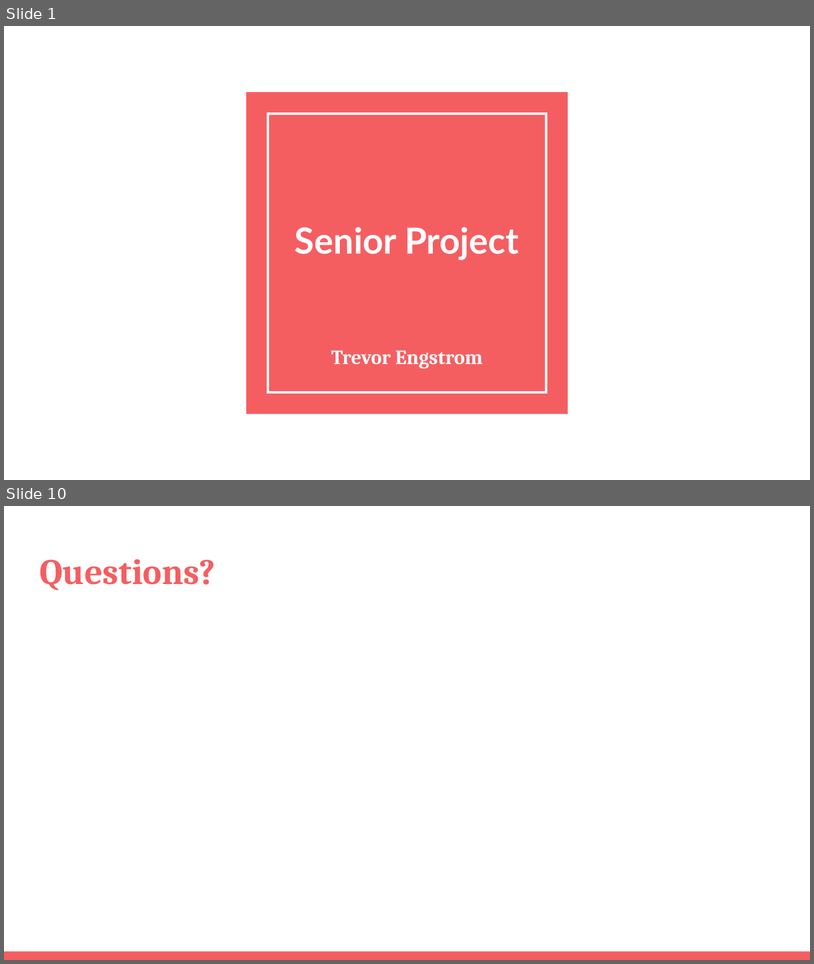
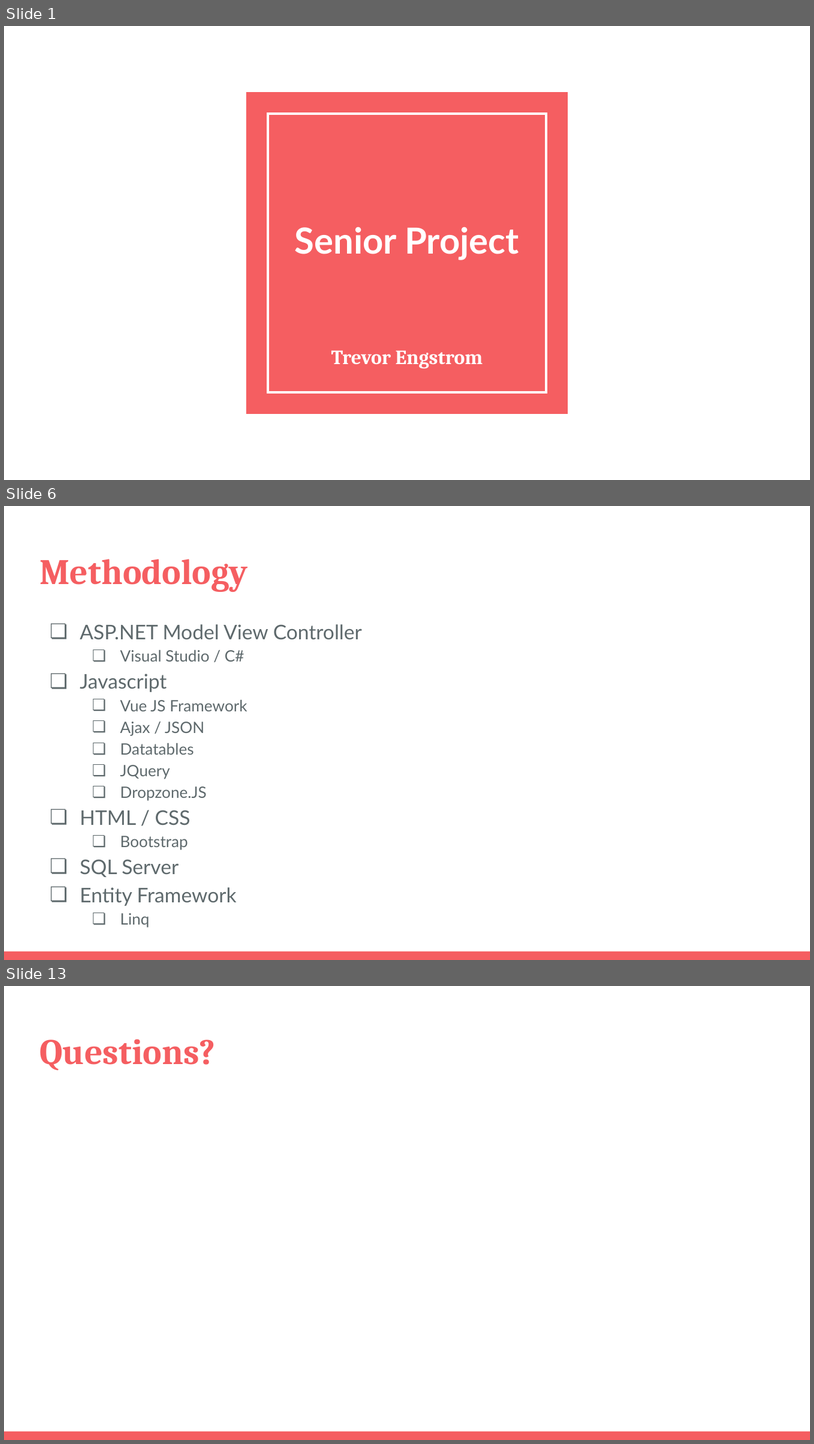
Before and after one commit to trevorengstrom/SeniorProject, a slide deck: Senior Project.pptx. Shown one above the other, each under a label of ours: slides 1 and 10 before the commit, slides 1, 6 and 13 after it; the slides between them are not shown. The pictures are 814x964 and 814x1444 pixels, drawn with LibreOffice and Linux fonts; fonts in the diff are those of the drawing. Boxes give left, top, right and bottom in pixels: in the first picture for what was removed or moved away, otherwise in the second. Text is boxed around its words. In the diff, an @@ line names an element or a change of style, - is before the commit and + after.

```diff
--- a/Senior Project.pptx
+++ b/Senior Project.pptx
@@ slide 6 added at bbox=[4, 506, 810, 960], background #FFFFFF; not listed: 1 template element that a slide beside it also shows @@
@@ title added at bbox=[39, 559, 248, 592], 32 pt, text #F55E61, bold @@
+Methodology
@@ text added at bbox=[80, 624, 362, 906], 14 pt, text #5E696C @@
+❏ ASP.NET Model View Controller
+  ❏ Visual Studio / C#
+❏ Javascript
+  ❏ Vue JS Framework
+  ❏ Ajax / JSON
+  ❏ Datatables
+  ❏ JQuery
+  ❏ Dropzone.JS
+❏ HTML / CSS
+  ❏ Bootstrap
+❏ SQL Server
+❏ Entity Framework
+  ❏ Linq
@@ what was slide 10 is now slide 13 @@
```
Also in this commit, not shown: 10 other slides added, 8 slides removed.
